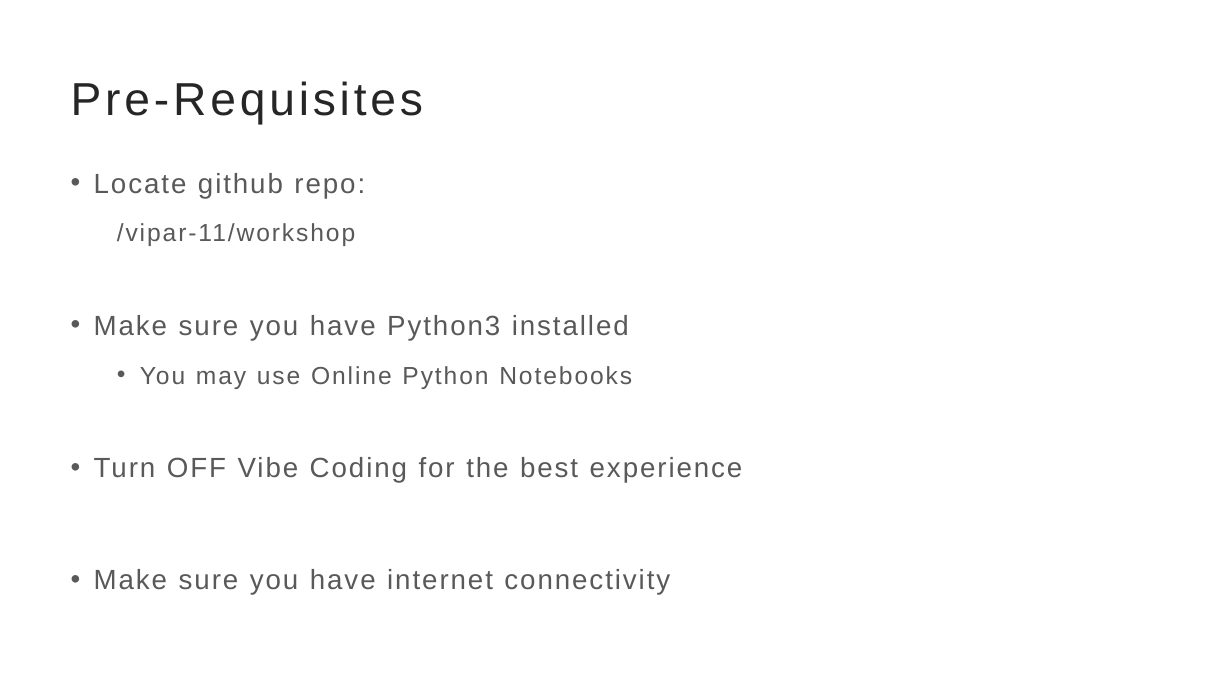
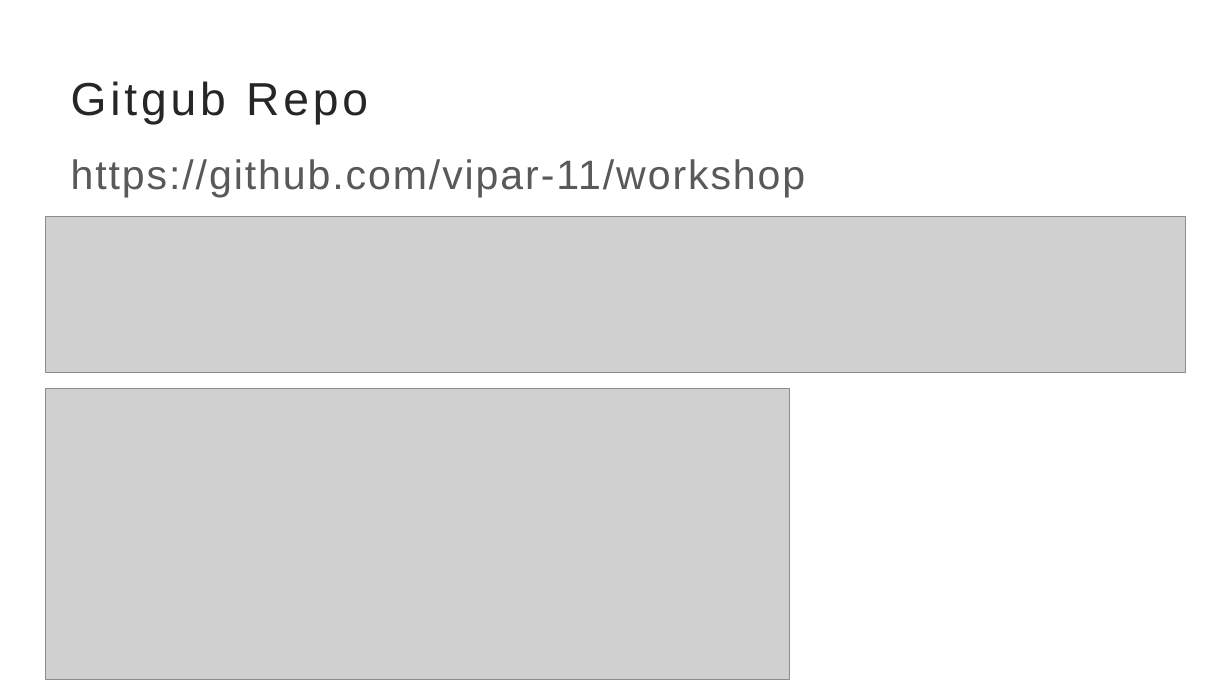
Before and after one commit to brinda-25/workshop, a slide deck: slide 2 of Day1/prerequisites.pptx (slide 1 before the commit). Drawn at 1232x693 pixels with LibreOffice and Linux fonts; fonts in the diff are those of the drawing; grey boxes stand for pictures. Boxes give left, top, right and bottom in pixels: in the first picture for what was removed or moved away, otherwise in the second. Text is boxed around its words. In the diff, an @@ line names an element or a change of style, - is before the commit and + after.

```diff
--- a/Day1/prerequisites.pptx
+++ b/Day1/prerequisites.pptx
@@ title at <box>71,81,368,125</box>: text changed @@
-Pre-Requisites
+Gitgub Repo
@@ text at <box>71,159,806,197</box>: text changed; size 21.6 to 32 pt @@
-• Locate github repo:
-  /vipar-11/workshop
-• Make sure you have Python3 installed
-  • You may use Online Python Notebooks
-• Turn OFF Vibe Coding for the best experience
-• Make sure you have internet connectivity
+https://github.com/vipar-11/workshop
@@ picture added at <box>46,216,1186,372</box> @@
@@ picture added at <box>46,388,790,680</box> @@
```
Also in this commit, not shown: 1 slide added, 1 other file.
